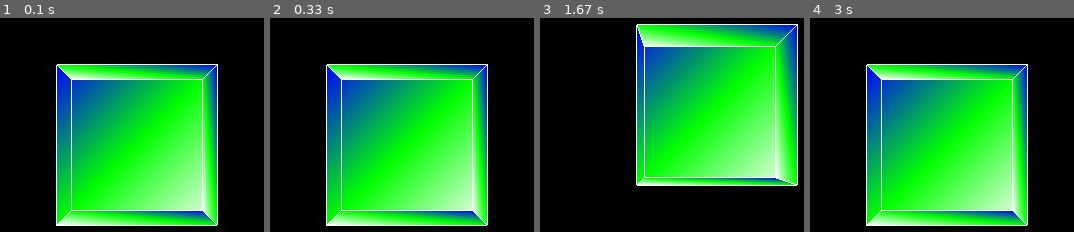
Above: before the commit, frames 1-4 (left to right).
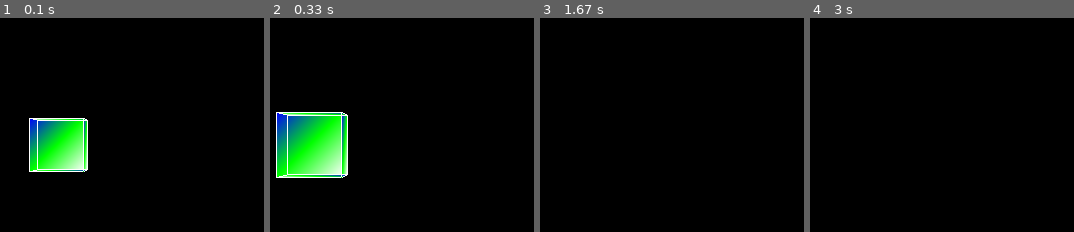
Above: after the commit, the same moments.

Repository: mocheng/pygame_demo
Game: pygame game, started from cube.py
Same seed, same stepped clock (60 frames per second), same inputs: the game is played once before the commit and once after it.
Inputs:
- Up to frame 1 (0.1 s): no input
- Up to frame 2 (0.33 s): no input
- Up to frame 3 (1.67 s): hold Right 0.33-0.8 s; hold Up 0.83-1.13 s
- Up to frame 4 (3 s): hold Left 1.67-2.2 s; hold Down 2.23-2.53 s

The runs differ from the first frame. In frame 1, 49% of the frame differs, in the area x 10-83%, y 21-98%; in frame 2, 52%, in the area x 2-83%, y 21-98%; in frame 3, 46%; in frame 4, 46%.

Commit message:
add continuous move

Diff:
--- a/cube.py
+++ b/cube.py
@@ -1,5 +1,6 @@
 import pygame
 from pygame.locals import *
+import random
 
 from OpenGL.GL import *
 from OpenGL.GLU import *
@@ -72,7 +73,6 @@
     glEnd()
 
 
-
 def main():
     pygame.init()
 
@@ -82,11 +82,16 @@
 
     gluPerspective(45, (SCREEN_WIDTH * 1.0/ SCREEN_HEIGHT), 0.1, 50.0)
 
-    glTranslatef(0.0, 0.0, -10)
+    #glTranslatef(0.0, 0.0, -10)
+    glTranslatef(random.randrange(-5, 5), 0.0, -30)
 
     #glRotatef(20, 0, 0, 0)
 
-    while True:
+    cube_passed = False
+    x_move = 0
+    y_move = 0
+
+    while not cube_passed:
         for event in pygame.event.get():
             if event.type == pygame.QUIT:
                 pygame.quit()
@@ -94,13 +99,19 @@
 
             if event.type == pygame.KEYDOWN:
                 if event.key == pygame.K_LEFT:
-                    glTranslatef(-0.5, 0, 0)
+                    x_move = -0.5
                 if event.key == pygame.K_RIGHT:
-                    glTranslatef(0.5, 0, 0)
+                    x_move = 0.5
                 if event.key == pygame.K_UP:
-                    glTranslatef(0, 0.5, 0)
+                    y_move = 0.5
                 if event.key == pygame.K_DOWN:
-                    glTranslatef(0, -0.5, 0)
+                    y_move = -0.5
+
+            if event.type == pygame.KEYUP:
+                if event.key in {pygame.K_LEFT, pygame.K_RIGHT}:
+                    x_move = 0
+                if event.key in {pygame.K_UP, pygame.K_DOWN}:
+                    y_move = 0
 
             if event.type == pygame.MOUSEBUTTONDOWN:
                 button1, button2, button3 = pygame.mouse.get_pressed()
@@ -109,14 +120,33 @@
                 if button3:
                     glTranslatef(0, 0, -1.0)
 
+
         #glRotate(1, 3, 1, 1)
+
+        x = glGetDoublev(GL_MODELVIEW_MATRIX)
+        #print x[3]
+        #print type(x[3])
+        #[camera_x, camera_y, camera_z] = x[3]
+        camera_x = x[3][0]
+        camera_y = x[3][1]
+        camera_z = x[3][2]
+        #print camera_x, camera_y, camera_z
+
+        # slowly move
+        glTranslatef(x_move, y_move, 0.2)
+
         glClear(GL_COLOR_BUFFER_BIT | GL_DEPTH_BUFFER_BIT)
         Cube()
 
         pygame.display.flip()
         #pygame.display.update() # update doesn't work for OpenGL:w
 
+        if camera_z <= 0:
+            cube_passed = True
+
         pygame.time.wait(10)
 
+
 if __name__ == '__main__':
-    main()
+    for _ in range(1000):
+        main()
